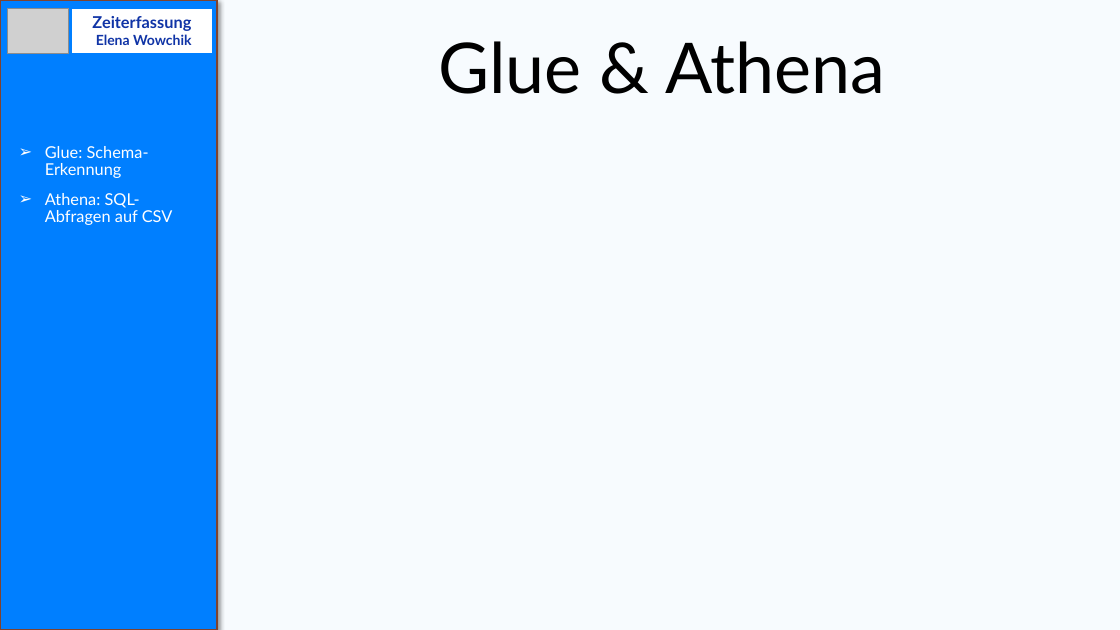
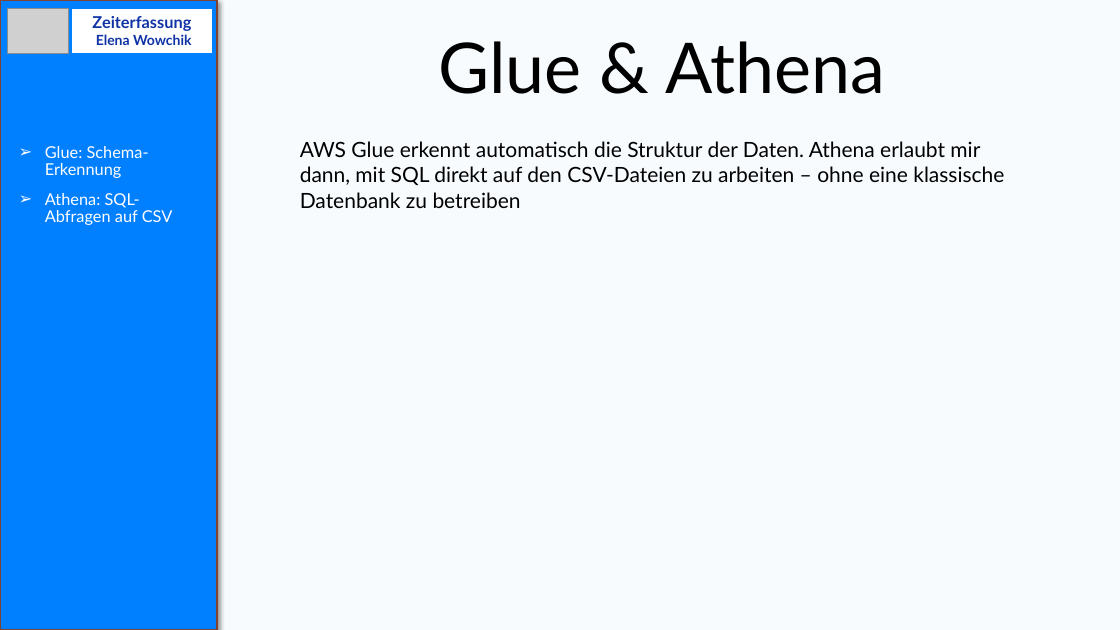
Before and after one commit to Elena-Wowchik/Projekt_Zeiterfassung, a slide deck: slide 7 of zeiterfassung_Projekt_Präsentation.pptx. Drawn at 1120x630 pixels with LibreOffice and Linux fonts; fonts in the diff are those of the drawing; grey boxes stand for pictures. Boxes give left, top, right and bottom in pixels: in the first picture for what was removed or moved away, otherwise in the second. Text is boxed around its words. In the diff, an @@ line names an element or a change of style, - is before the commit and + after.

```diff
--- a/zeiterfassung_Projekt_Präsentation.pptx
+++ b/zeiterfassung_Projekt_Präsentation.pptx
@@ text added at box(300, 141, 1004, 208), 18 pt, text #000000 @@
+AWS Glue erkennt automatisch die Struktur der Daten. Athena erlaubt mir dann, mit SQL direkt auf den CSV-Dateien zu arbeiten – ohne eine klassische Datenbank zu betreiben
```
Also in this commit, not shown: 12 other slides changed, 4 slides added, 1 slide removed, 1 other file.
